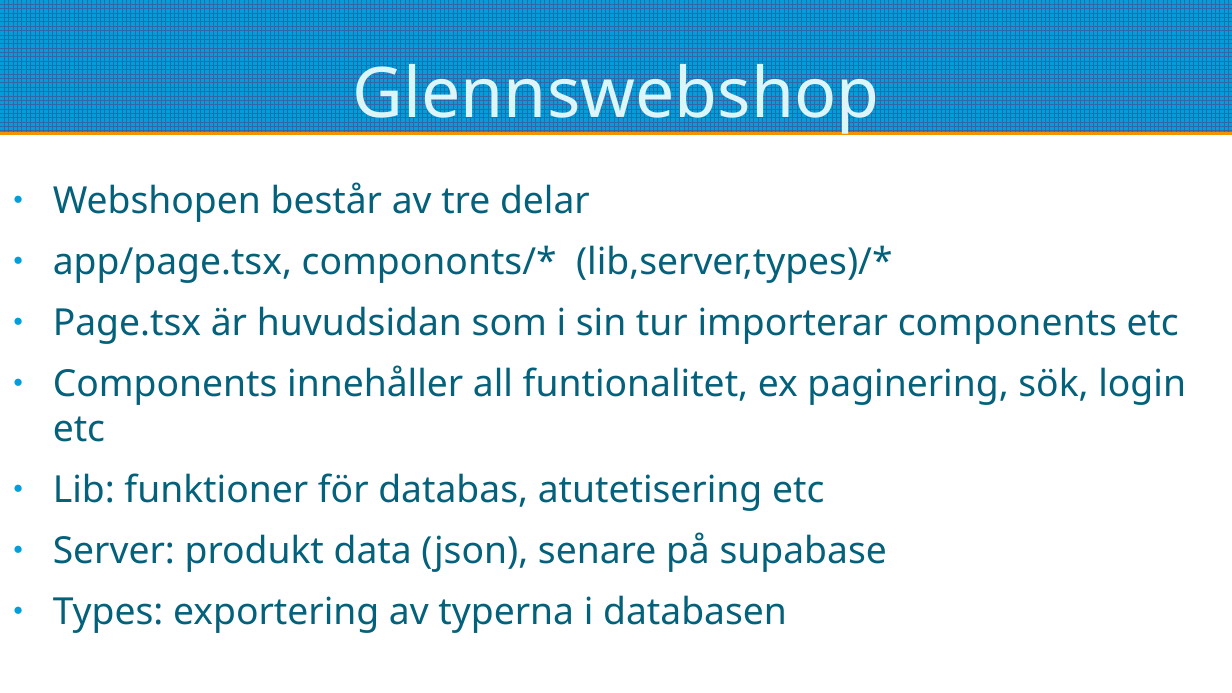
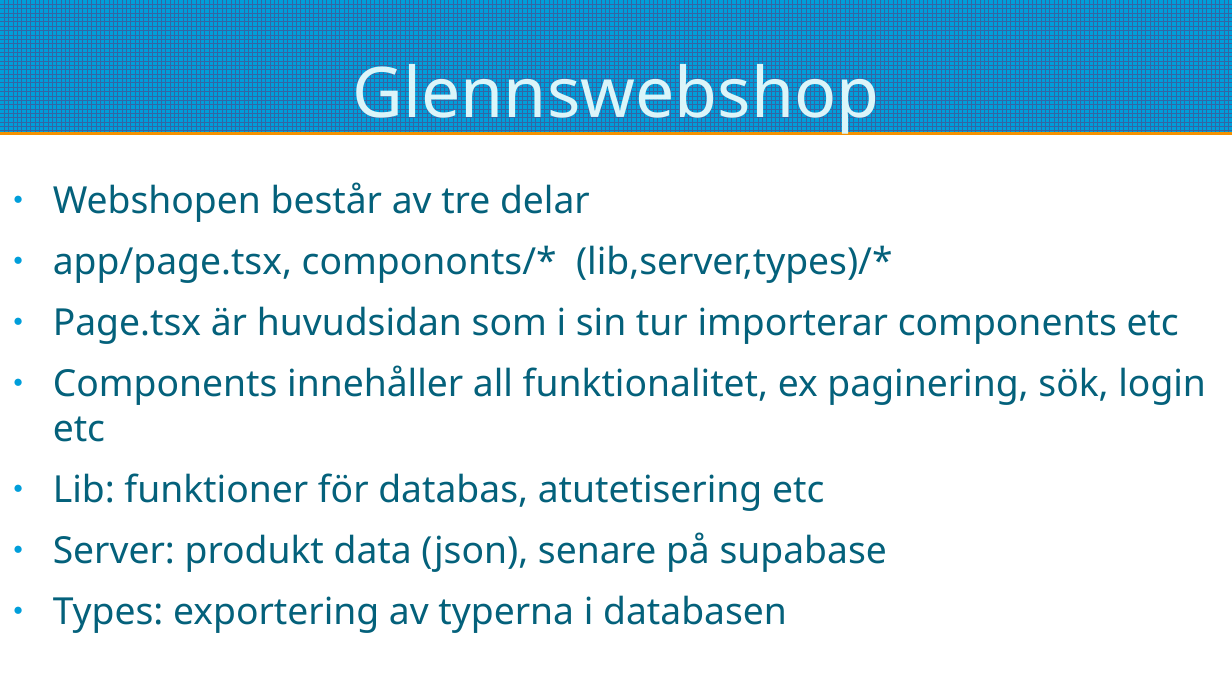
Before and after one commit to pontusOlssonGit/glenns-webshop, a slide deck: slide 2 of redovisning.odp. Drawn at 1232x693 pixels with LibreOffice and Linux fonts; fonts in the diff are those of the drawing. Boxes give left, top, right and bottom in pixels: in the first picture for what was removed or moved away, otherwise in the second. Text is boxed around its words. In the diff, an @@ line names an element or a change of style, - is before the commit and + after.

```diff
--- a/redovisning.odp
+++ b/redovisning.odp
@@ text at bbox=[53, 365, 1206, 442]: text changed @@
-● Components innehåller all funtionalitet, ex paginering, sök, login etc
+● Components innehåller all funktionalitet, ex paginering, sök, login etc
```
Also in this commit, not shown: 2 other slides changed, 4 slides added, 3 other files.
